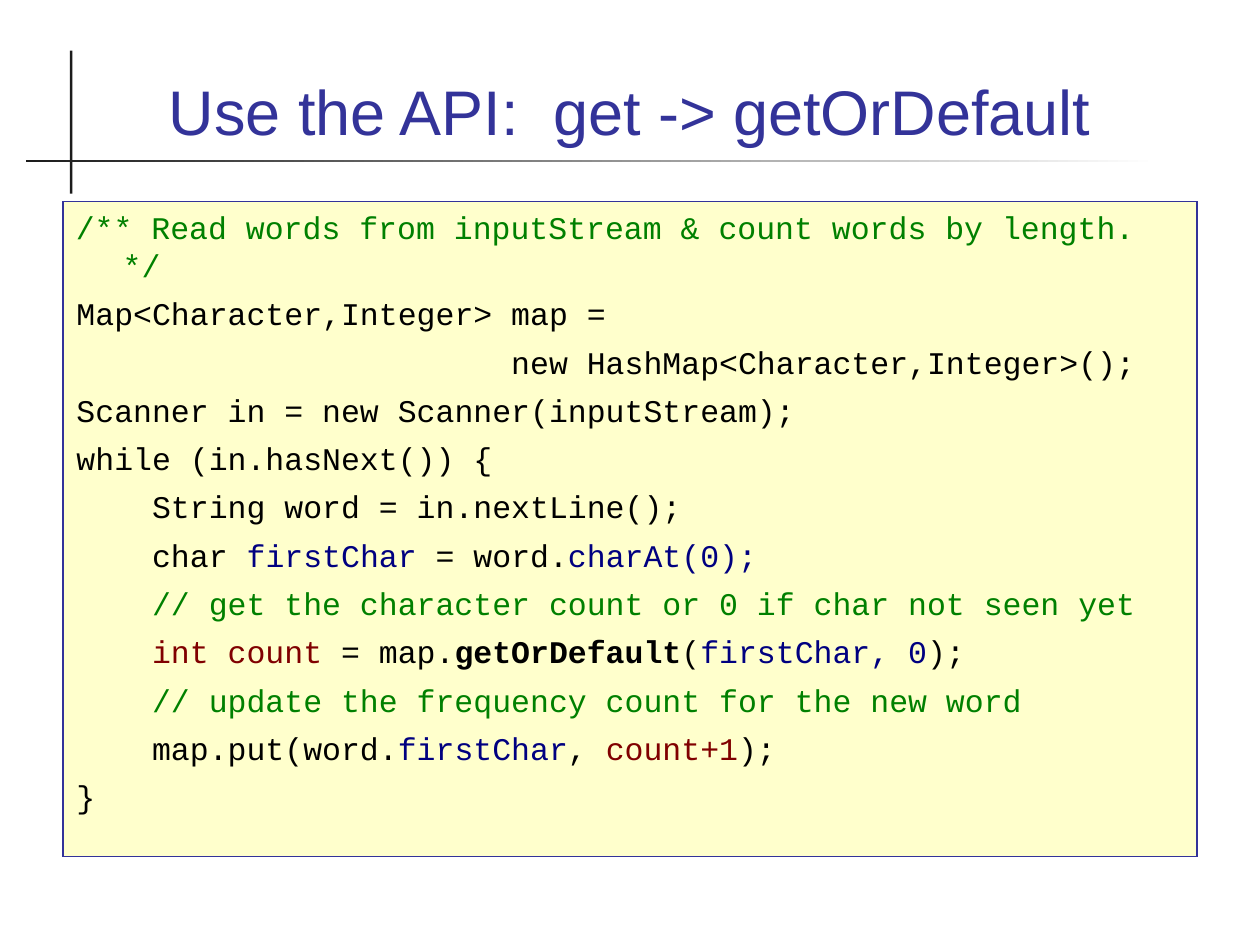
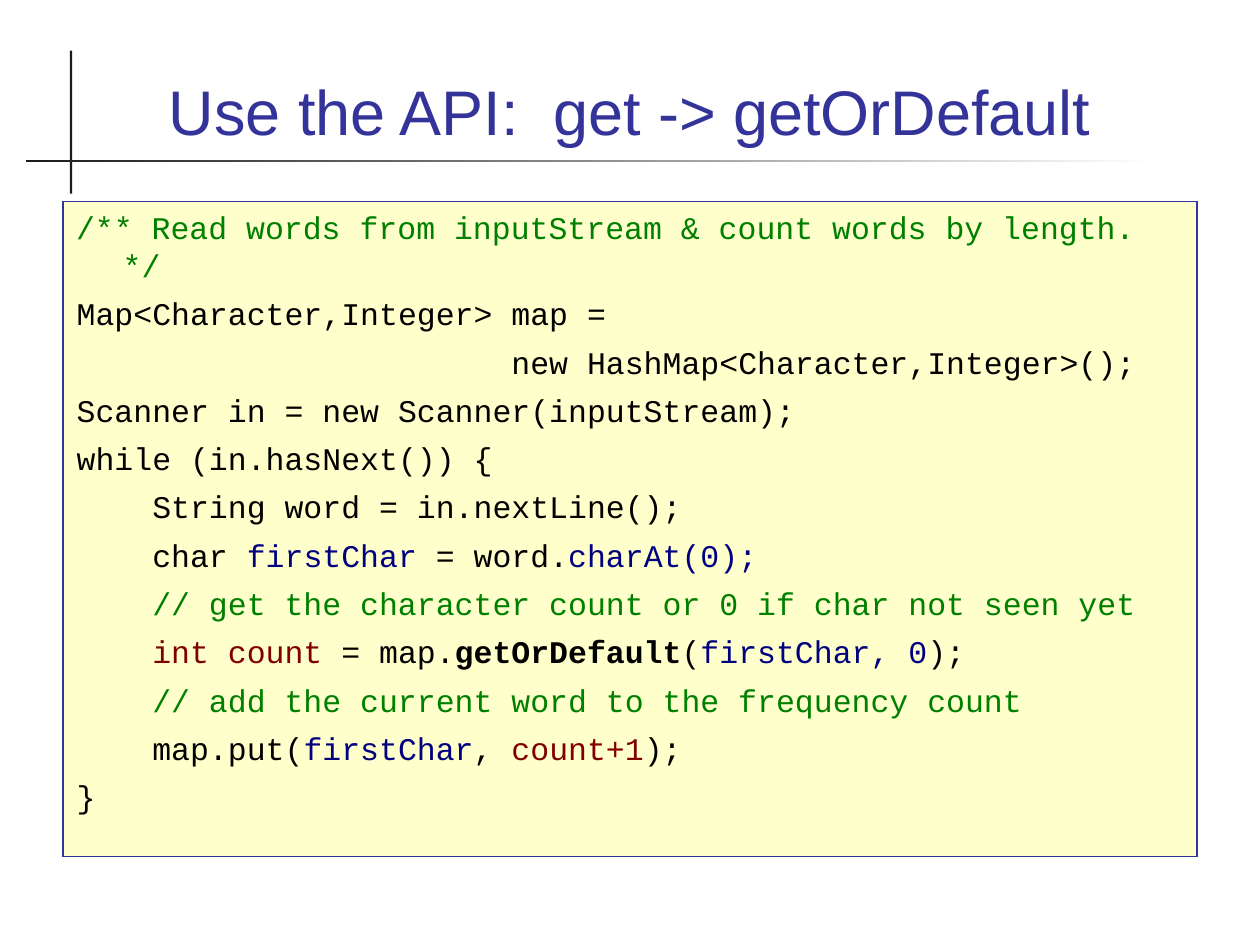
Before and after one commit to skeoop/skeoop.github.io, a slide deck: slide 12 of week5/Coding-Guidelines.ppt. Drawn at 1260x945 pixels with LibreOffice and Linux fonts; fonts in the diff are those of the drawing. Boxes give left, top, right and bottom in pixels: in the first picture for what was removed or moved away, otherwise in the second. Text is boxed around its words. In the diff, an @@ line names an element or a change of style, - is before the commit and + after.

Commit message:
Add PA2, update slides

```diff
--- a/week5/Coding-Guidelines.ppt
+++ b/week5/Coding-Guidelines.ppt
@@ text at [152, 689, 1021, 767]: text changed @@
-// update the frequency count for the new word
-map.put(word.firstChar, count+1);
+// add the current word to the frequency count
+map.put(firstChar, count+1);
```
Also in this commit, not shown: 9 other slides changed, 16 other files.
